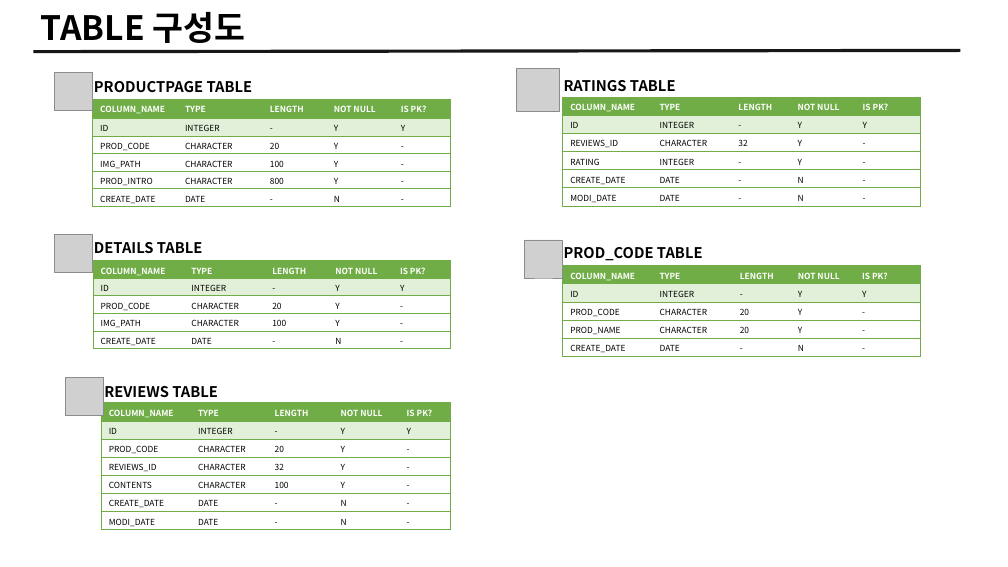
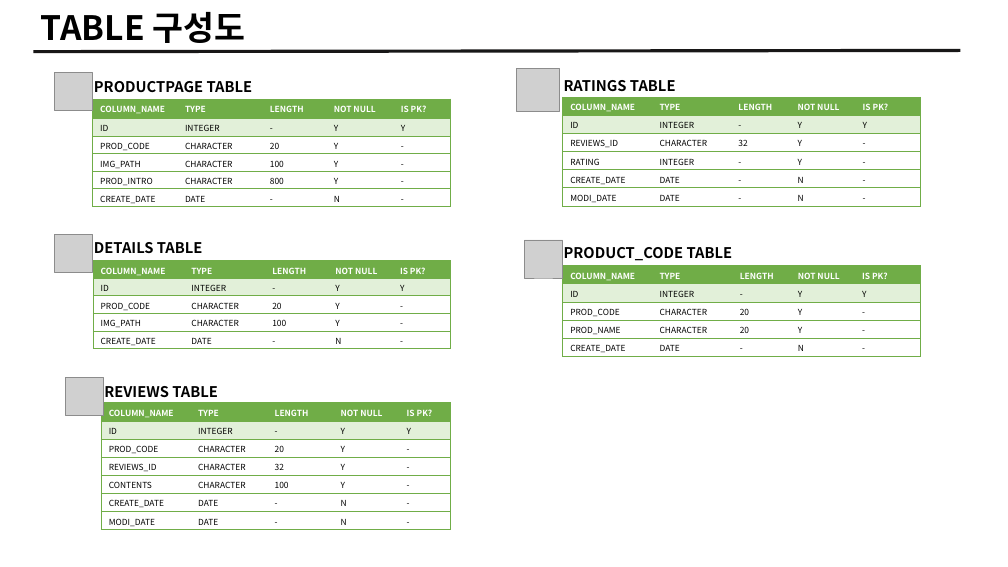
Before and after one commit to HF-ADMIN/demo_project_doc, a slide deck: slide 2 of T info/[T Info] Service 구성도.pptx. Drawn at 1008x567 pixels with LibreOffice and Linux fonts; fonts in the diff are those of the drawing; grey boxes stand for pictures. Boxes give left, top, right and bottom in pixels: in the first picture for what was removed or moved away, otherwise in the second. Text is boxed around its words. In the diff, an @@ line names an element or a change of style, - is before the commit and + after.

```diff
--- a/T info/[T Info] Service 구성도.pptx
+++ b/T info/[T Info] Service 구성도.pptx
@@ text at bbox=[564, 247, 733, 261]: text changed @@
-PROD_CODE TABLE
+PRODUCT_CODE TABLE
```
Also in this commit, not shown: 1 other file.
